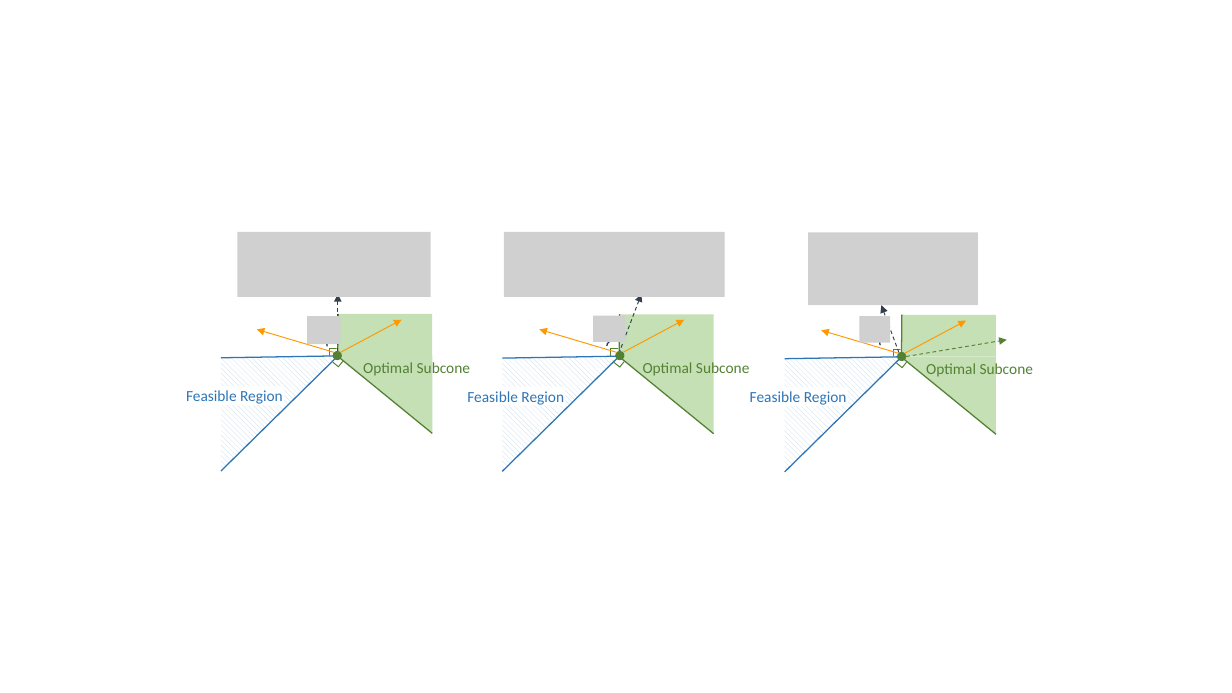
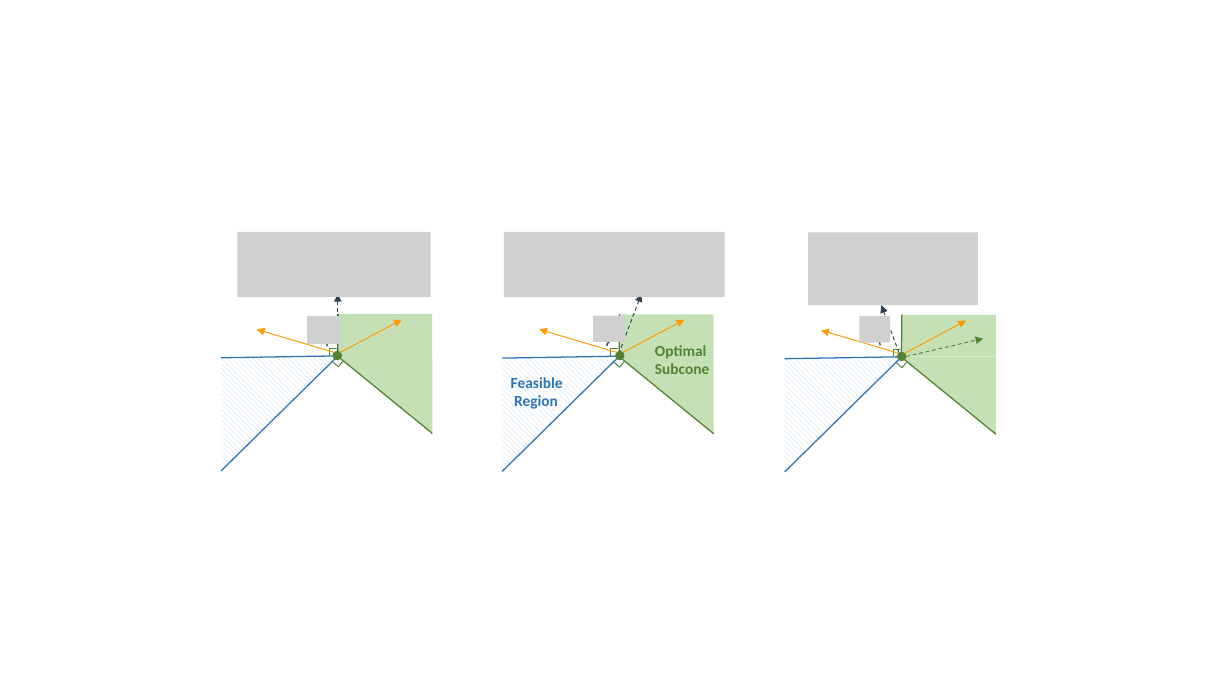
Before and after one commit to khalil-research/CaVE, a slide deck: slide 3 of images/axis.pptx. Drawn at 1232x693 pixels with LibreOffice and Linux fonts; fonts in the diff are those of the drawing; grey boxes stand for pictures; background and template pictures are left out. Boxes give left, top, right and bottom in pixels: in the first picture for what was removed or moved away, otherwise in the second. Text is boxed around its words. In the diff, an @@ line names an element or a change of style, - is before the commit and + after.

```diff
--- a/images/axis.pptx
+++ b/images/axis.pptx
@@ text at box(655, 345, 709, 374): text changed; bold on @@
-Optimal Subcone
+Optimal
+Subcone
@@ arrow moved from (907, 357) - (1007, 340) to (907, 357) - (983, 338) @@
@@ text at box(511, 377, 563, 409): text changed; bold on @@
-Feasible Region
+Feasible
+Region
@@ group removed at box(186, 360, 1033, 405): 4 texts @@
-Optimal Subcone
-Feasible Region
-Optimal Subcone
-Feasible Region
```
Also in this commit, not shown: 1 other slide changed, 4 other files.
